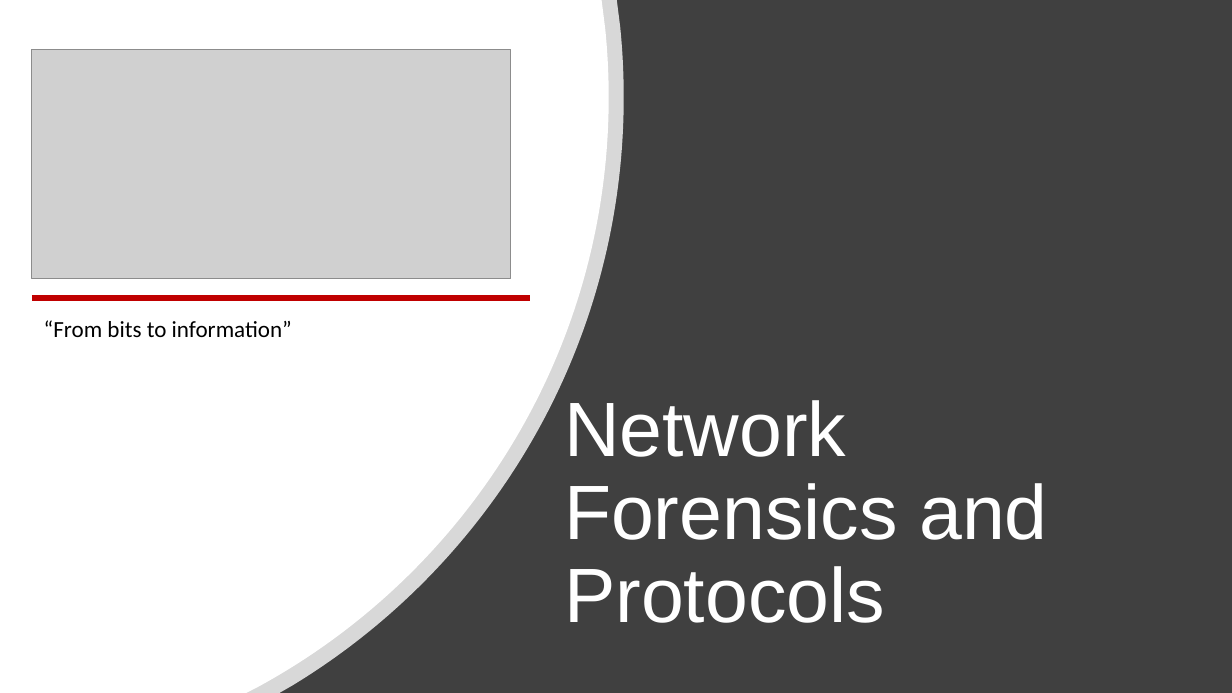
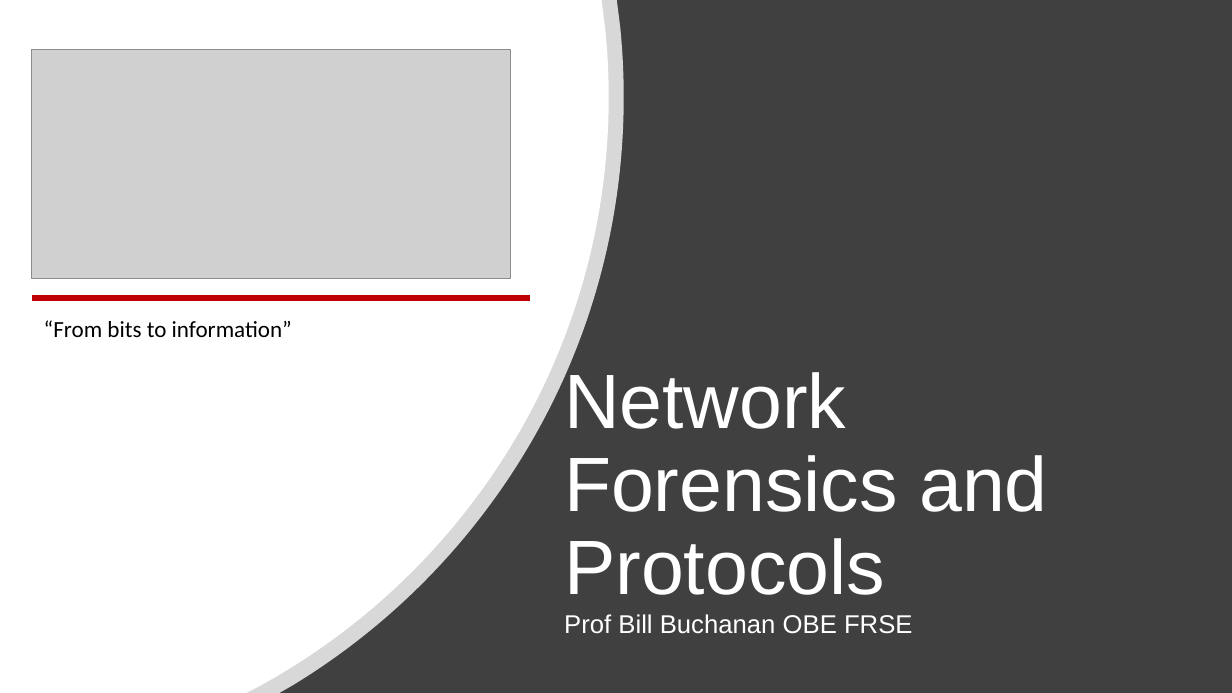
Before and after one commit to billbuchanan/csn09112, a slide deck: slide 1 of week08_network_forensics/lecture/unit10_networks.pptx. Drawn at 1232x693 pixels with LibreOffice and Linux fonts; fonts in the diff are those of the drawing; grey boxes stand for pictures. Boxes give left, top, right and bottom in pixels: in the first picture for what was removed or moved away, otherwise in the second. Text is boxed around its words. In the diff, an @@ line names an element or a change of style, - is before the commit and + after.

```diff
--- a/week08_network_forensics/lecture/unit10_networks.pptx
+++ b/week08_network_forensics/lecture/unit10_networks.pptx
@@ title at [564, 367, 1047, 634]: text changed @@
-Network Forensics and Protocols
+Network Forensics and Protocols
+Prof Bill Buchanan OBE FRSE
```
Also in this commit, not shown: 11 other slides changed, 1 slide added, 2 other files.
